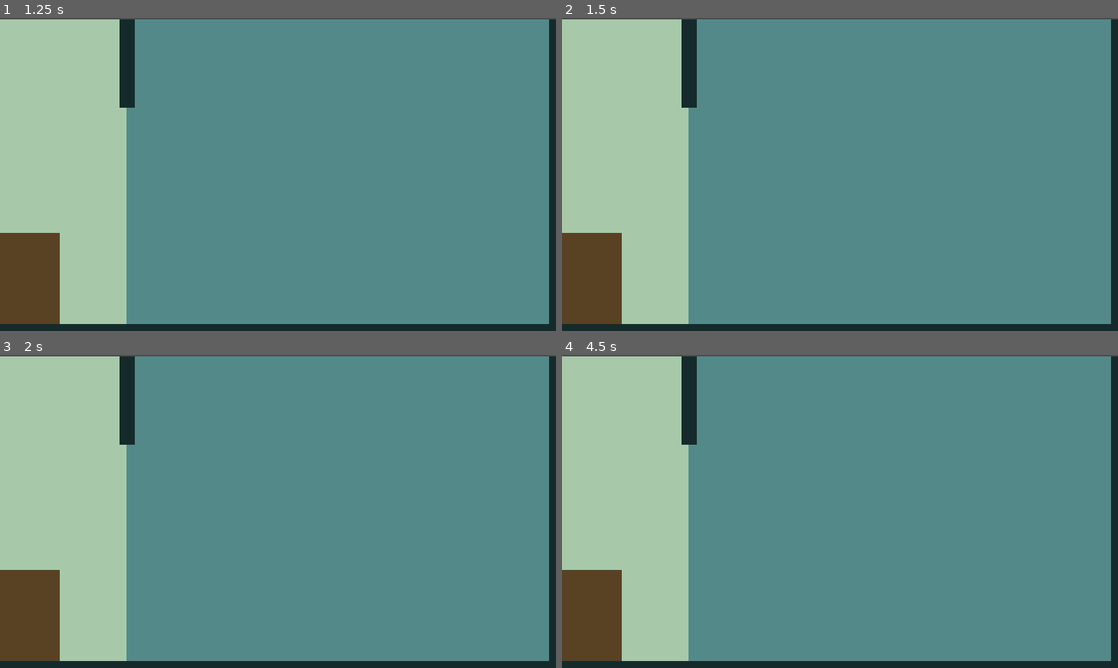
Above: before the commit, frames 1-4 (two rows, left to right).
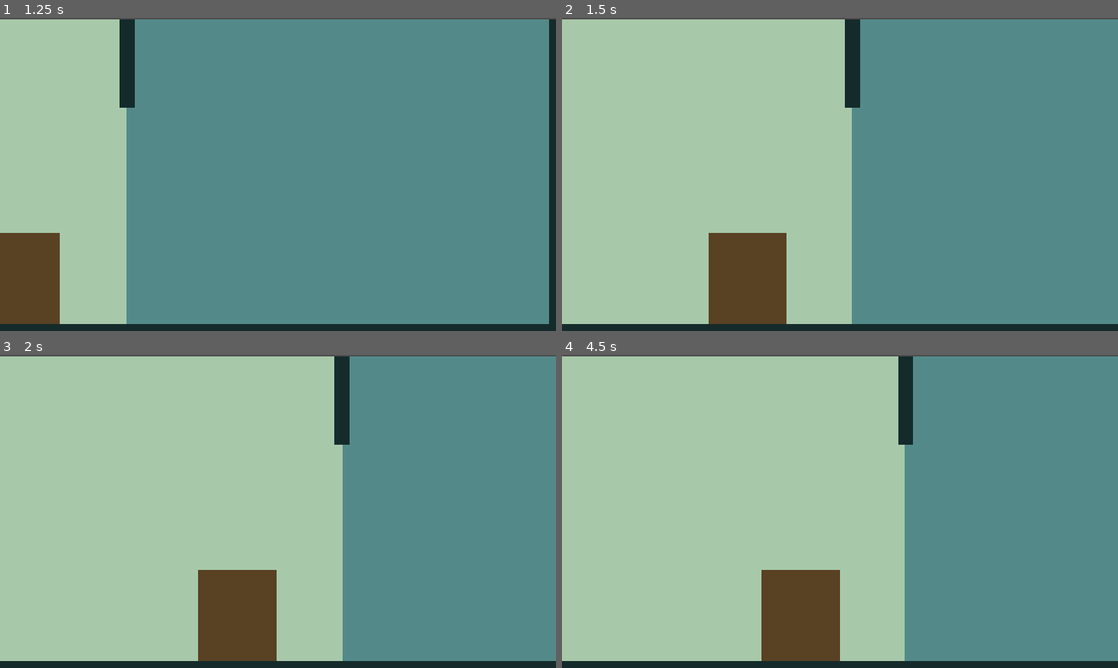
Above: after the commit, the same moments.

Repository: Scalamando/unslopping-machine
Game: Godot game, scene res://scenes/main.tscn
The game is run twice, just before and just after one commit, with the same random seed, the same clock (stepped at 60 frames per second) and the same inputs.
Inputs:
- Up to frame 1 (1.25 s): tap Enter at 0.5 s; hold E (move_right_room, bound only after the commit) from 0.53 s (still down)
- Up to frame 2 (1.5 s): tap Space at 1.25 s; release E (move_right_room, bound only after the commit) at 1.28 s; hold Q (move_left_room, bound only after the commit) from 1.28 s (still down)
- Up to frame 3 (2 s): keep holding Q (move_left_room, bound only after the commit)
- Up to frame 4 (4.5 s): release Q (move_left_room, bound only after the commit) at 2.03 s; hold E (move_right_room, bound only after the commit) 2.03-3.53 s; tap Enter at 3.5 s; hold Q (move_left_room, bound only after the commit) from 3.53 s (still down)

Frame 1 is identical in both runs. In frame 2, 34% of the frame differs, in the area x 0-100%, y 0-98%; in frame 3, 43%; in frame 4, 43%.

Commit message:
add camara controlls (Q/E, <-/->) to switch rooms

Diff:
--- a/project.godot
+++ b/project.godot
@@ -23,6 +23,21 @@
 window/stretch/mode="canvas_items"
 window/stretch/aspect="expand"
 
+[input]
+
+move_left_room={
+"deadzone": 0.2,
+"events": [Object(InputEventKey,"resource_local_to_scene":false,"resource_name":"","device":-1,"window_id":0,"alt_pressed":false,"shift_pressed":false,"ctrl_pressed":false,"meta_pressed":false,"pressed":false,"keycode":0,"physical_keycode":81,"key_label":0,"unicode":113,"location":0,"echo":false,"script":null)
+, Object(InputEventKey,"resource_local_to_scene":false,"resource_name":"","device":-1,"window_id":0,"alt_pressed":false,"shift_pressed":false,"ctrl_pressed":false,"meta_pressed":false,"pressed":false,"keycode":0,"physical_keycode":4194319,"key_label":0,"unicode":0,"location":0,"echo":false,"script":null)
+]
+}
+move_right_room={
+"deadzone": 0.2,
+"events": [Object(InputEventKey,"resource_local_to_scene":false,"resource_name":"","device":-1,"window_id":0,"alt_pressed":false,"shift_pressed":false,"ctrl_pressed":false,"meta_pressed":false,"pressed":false,"keycode":0,"physical_keycode":69,"key_label":0,"unicode":101,"location":0,"echo":false,"script":null)
+, Object(InputEventKey,"resource_local_to_scene":false,"resource_name":"","device":-1,"window_id":0,"alt_pressed":false,"shift_pressed":false,"ctrl_pressed":false,"meta_pressed":false,"pressed":false,"keycode":0,"physical_keycode":4194321,"key_label":0,"unicode":0,"location":0,"echo":false,"script":null)
+]
+}
+
 [physics]
 
 3d/physics_engine="Jolt Physics"
--- /dev/null
+++ b/scenes/camera_controller.gd
@@ -0,0 +1,18 @@
+extends Camera2D
+
+@export var cameraPosLeftRoom : Vector2
+@export var cameraPosRightRoom : Vector2
+
+const CAMERA_SPEED : float = 7.0
+var targetPos : Vector2
+
+func _process(delta: float) -> void:
+	var weight = 1 - exp(-CAMERA_SPEED * delta)
+	position = position.lerp(targetPos, weight)
+
+func _input(event):
+
+	if event.is_action_pressed("move_left_room"):
+		targetPos = cameraPosLeftRoom
+	elif event.is_action_pressed("move_right_room"):
+		targetPos = cameraPosRightRoom
--- a/scenes/main.tscn
+++ b/scenes/main.tscn
@@ -3,6 +3,7 @@
 [ext_resource type="PackedScene" uid="uid://dwucql2syuxls" path="res://scenes/wasching_room.tscn" id="1_0wfyh"]
 [ext_resource type="PackedScene" uid="uid://fsgyhkw1fcjg" path="res://ui/main_ui.tscn" id="1_o5qli"]
 [ext_resource type="PackedScene" uid="uid://wjafvpjq5ntv" path="res://scenes/reception.tscn" id="2_sugp2"]
+[ext_resource type="Script" uid="uid://dmbn5b0p26ns5" path="res://scenes/camera_controller.gd" id="3_jyhfs"]
 
 [node name="Node2D" type="Node2D" unique_id=715033021]
 
@@ -12,5 +13,7 @@
 [node name="WaschingRoom" parent="." unique_id=1269579874 instance=ExtResource("1_0wfyh")]
 
 [node name="Camera2D" type="Camera2D" parent="." unique_id=1243545003]
+script = ExtResource("3_jyhfs")
+cameraPosLeftRoom = Vector2(-750, 0)
 
 [node name="MainUI" parent="Camera2D" unique_id=1842875158 instance=ExtResource("1_o5qli")]
Not shown, added: scenes/camera_controller.gd.uid
